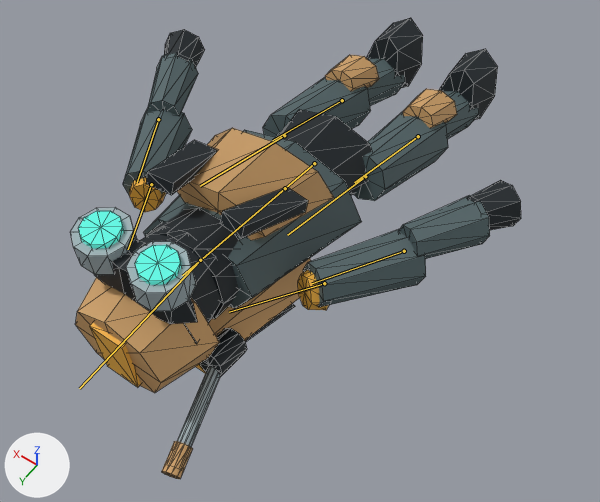
The glTF model public/assets/actors/arc-scout.glb as it was, and as the next commit left it.
Both versions are drawn from a 50 mm lens placed at (-0.937, 1.589, 2.001), pointed at (-0.063, 0.366, 0.078). The axes (+X, +Y, +Z) are drawn at lower left. The lights are the same throughout. The older version comes first. Both versions are drawn at frame 19 of the action 'death'; the numbers are the values there. The bones that bend it are drawn over the model as lines. Mesh edges are drawn as thin lines.

Names of what the first picture shows: 'arc-scout-body', 'arc-scout-owner', 'arc-scout-visor'.
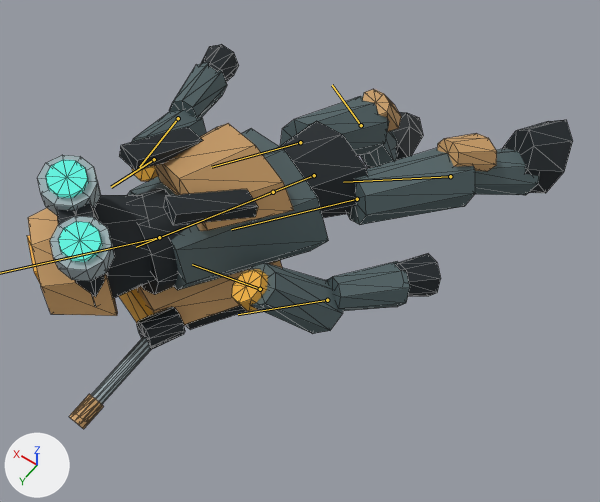
The change in detail:
Bone 'pelvis' (bone_pelvis) moves from (0.0, -0.588, -0.245) to (0.0, -0.647, -0.245).
Bone 'pelvis' (bone_pelvis) turns from (-81, 0, 0) to (-83, -20, -2) degrees about its own x, y and z.
Bone 'head' (bone_head) turns from (-11, 0, 0) to (-5, -20, -15) degrees about its own x, y and z.
Bone 'left-arm' (bone_left_arm) turns from (0, 0, 29) to (21, 2, 36) degrees about its own x, y and z.
Bone 'left-forearm' (bone_left_forearm) turns from (-5, 0, 0) to (-20, 0, 0) degrees about its own x, y and z.
Bone 'right-arm' (bone_right_arm) turns from (0, 0, -29) to (44, -8, -15) degrees about its own x, y and z.
Bone 'right-forearm' (bone_right_forearm) turns from (-5, 0, 0) to (-37, 0, 0) degrees about its own x, y and z.
Bone 'left-leg' (bone_left_leg) turns from (8, 0, 0) to (18, -10, 10) degrees about its own x, y and z.
Bone 'left-shin' (bone_left_shin) turns from (1, 0, 0) to (33, 0, 0) degrees about its own x, y and z.
Bone 'right-leg' (bone_right_leg) turns from (8, 0, 0) to (3, 5, -8) degrees about its own x, y and z.
Bone 'right-shin' (bone_right_shin) turns from (1, 0, 0) to (11, 0, 0) degrees about its own x, y and z.

Changed parts and their boxes (x1, y1, x2, y2) in the pictures (600 x 502 px):
'arc-scout-body', posed (21% wider, 16% shorter)
    before: (70, 18, 521, 479)
    after: (28, 44, 573, 429)
'arc-scout-visor', posed (46% narrower, 37% taller)
    before: (78, 211, 182, 285)
    after: (46, 160, 102, 262)
'arc-scout-owner', posed
    before: (89, 178, 329, 387)
    after: (27, 166, 268, 323)
bone 'pelvis', root to tip
    before: (314, 163) to (279, 193)
    after: (314, 175) to (265, 195)
bone 'left-arm', root to tip
    before: (151, 184) to (128, 249)
    after: (154, 159) to (111, 187)
bone 'left-forearm', root to tip
    before: (158, 119) to (137, 182)
    after: (178, 118) to (139, 167)
bone 'right-arm', root to tip
    before: (324, 283) to (229, 312)
    after: (260, 289) to (192, 264)
bone 'right-forearm', root to tip
    before: (404, 251) to (312, 283)
    after: (327, 300) to (238, 314)
bone 'left-leg', root to tip
    before: (284, 135) to (200, 186)
    after: (300, 142) to (211, 167)
bone 'left-shin', root to tip
    before: (342, 100) to (272, 140)
    after: (361, 125) to (332, 85)
bone 'right-leg', root to tip
    before: (365, 176) to (287, 235)
    after: (357, 199) to (231, 229)
bone 'right-shin', root to tip
    before: (418, 136) to (354, 182)
    after: (450, 176) to (343, 182)
